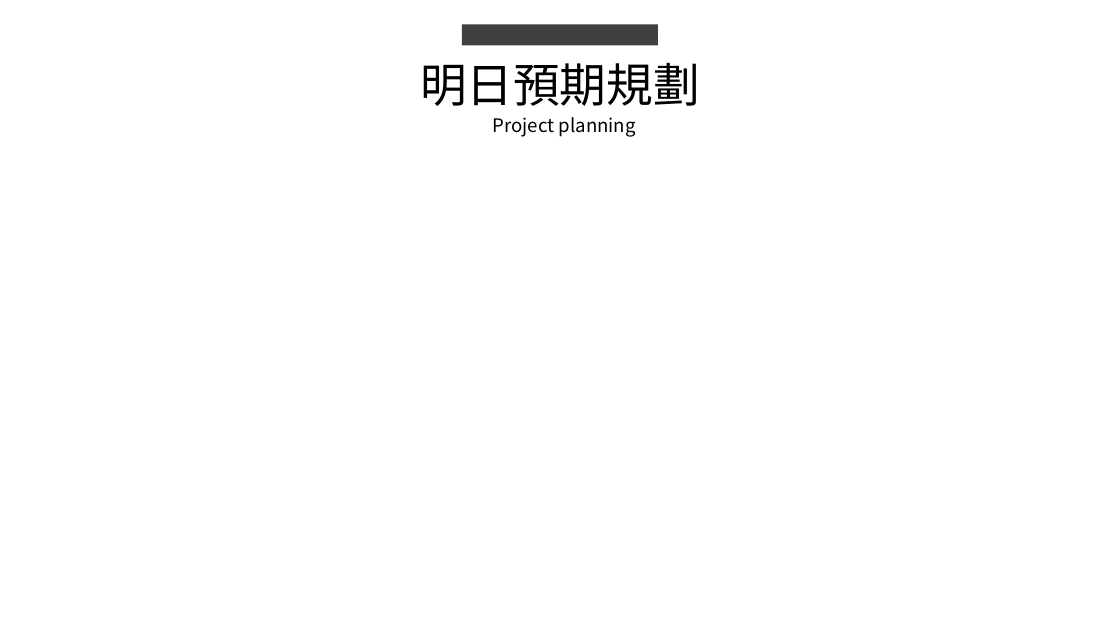
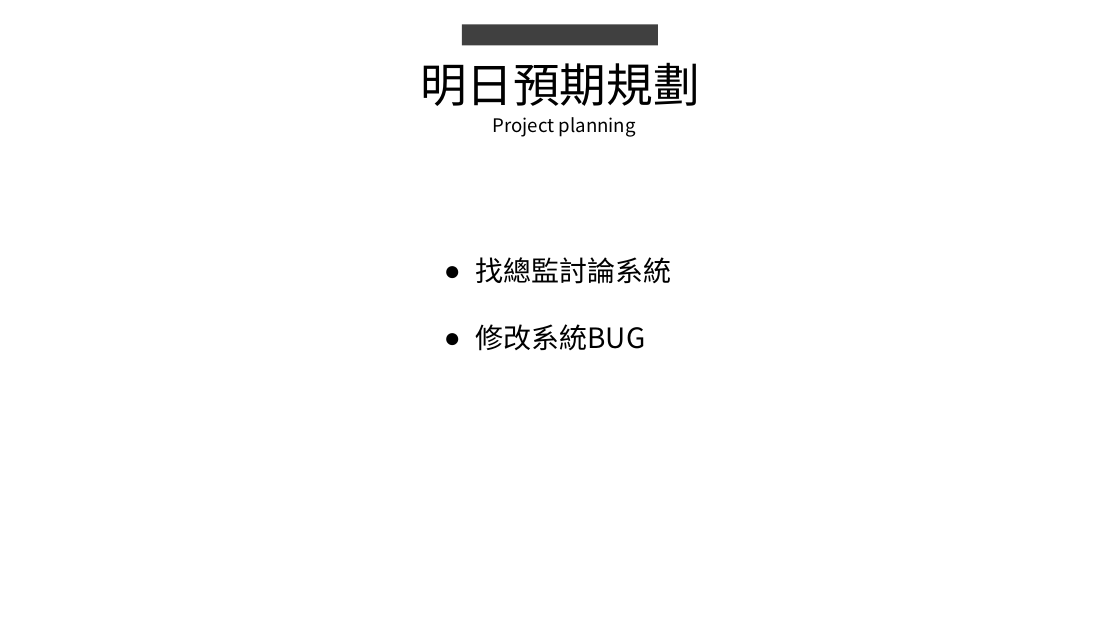
Before and after one commit to king637324/KnowledgeGreenhouseSystem, a slide deck: slide 4 of 工作日報_葉柏漢/2021.09/2021.09.13(加班)~2021.09.14工作日報_葉柏漢.pptx. Drawn at 1120x630 pixels with LibreOffice and Linux fonts; fonts in the diff are those of the drawing. Boxes give left, top, right and bottom in pixels: in the first picture for what was removed or moved away, otherwise in the second. Text is boxed around its words. In the diff, an @@ line names an element or a change of style, - is before the commit and + after.

```diff
--- a/工作日報_葉柏漢/2021.09/2021.09.13(加班)~2021.09.14工作日報_葉柏漢.pptx
+++ b/工作日報_葉柏漢/2021.09/2021.09.13(加班)~2021.09.14工作日報_葉柏漢.pptx
@@ text added at <box>475,257,671,351</box>, 24 pt, text #000000 @@
+● 找總監討論系統
+● 修改系統BUG
```
Also in this commit, not shown: 1 other slide changed, 1 slide added, 1 slide removed, 6 other files.
